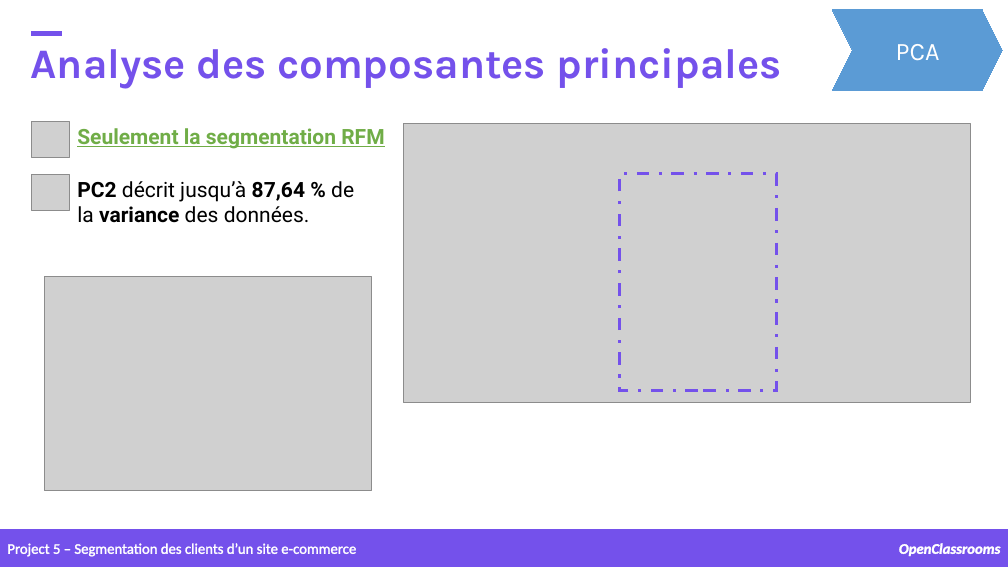
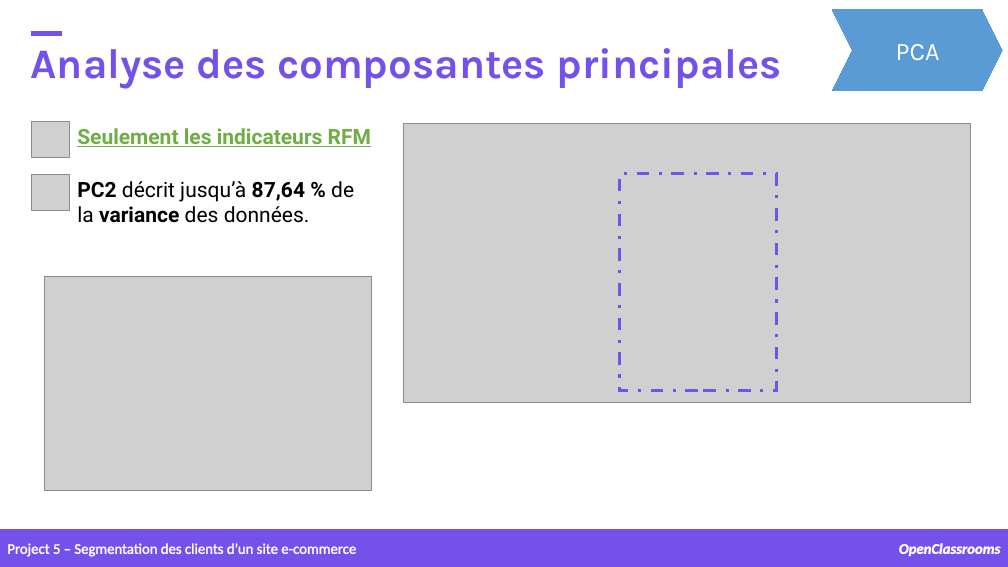
Before and after one commit to samirhinojosa/OC-P5-segment-customers-of-website, a slide deck: slide 23 of supports/P5_presentation v3.pptx (slide 25 before the commit). Drawn at 1008x567 pixels with LibreOffice and Linux fonts; fonts in the diff are those of the drawing; grey boxes stand for pictures; background and template pictures are left out. Boxes give left, top, right and bottom in pixels: in the first picture for what was removed or moved away, otherwise in the second. Text is boxed around its words. In the diff, an @@ line names an element or a change of style, - is before the commit and + after.

```diff
--- a/supports/P5_presentation v3.pptx
+++ b/supports/P5_presentation v3.pptx
@@ text at [77,128,371,147]: text changed @@
-Seulement la segmentation RFM
+Seulement les indicateurs RFM
```
Also in this commit, not shown: 11 other slides changed, 3 slides added, 1 other file.
